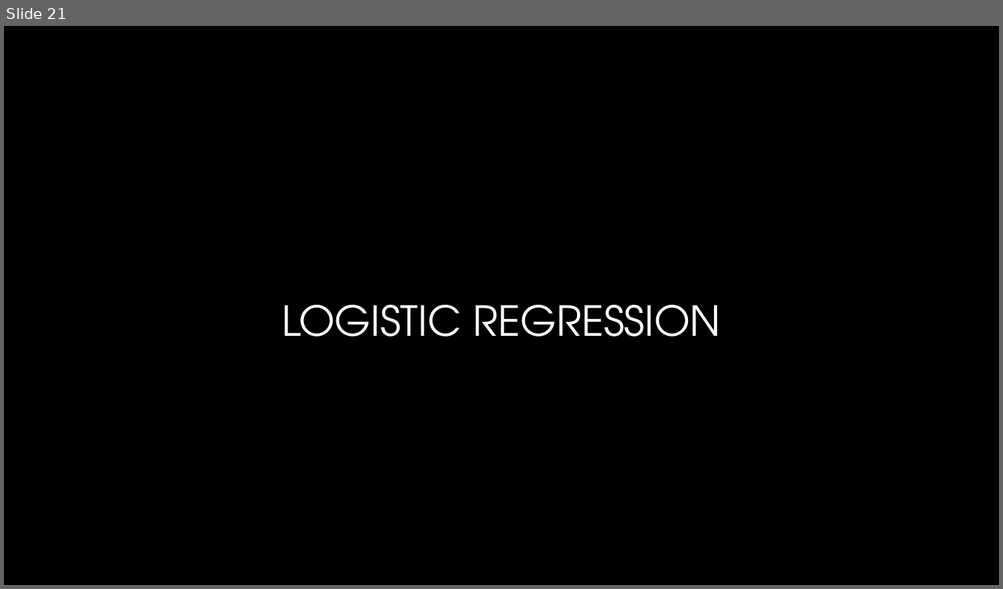
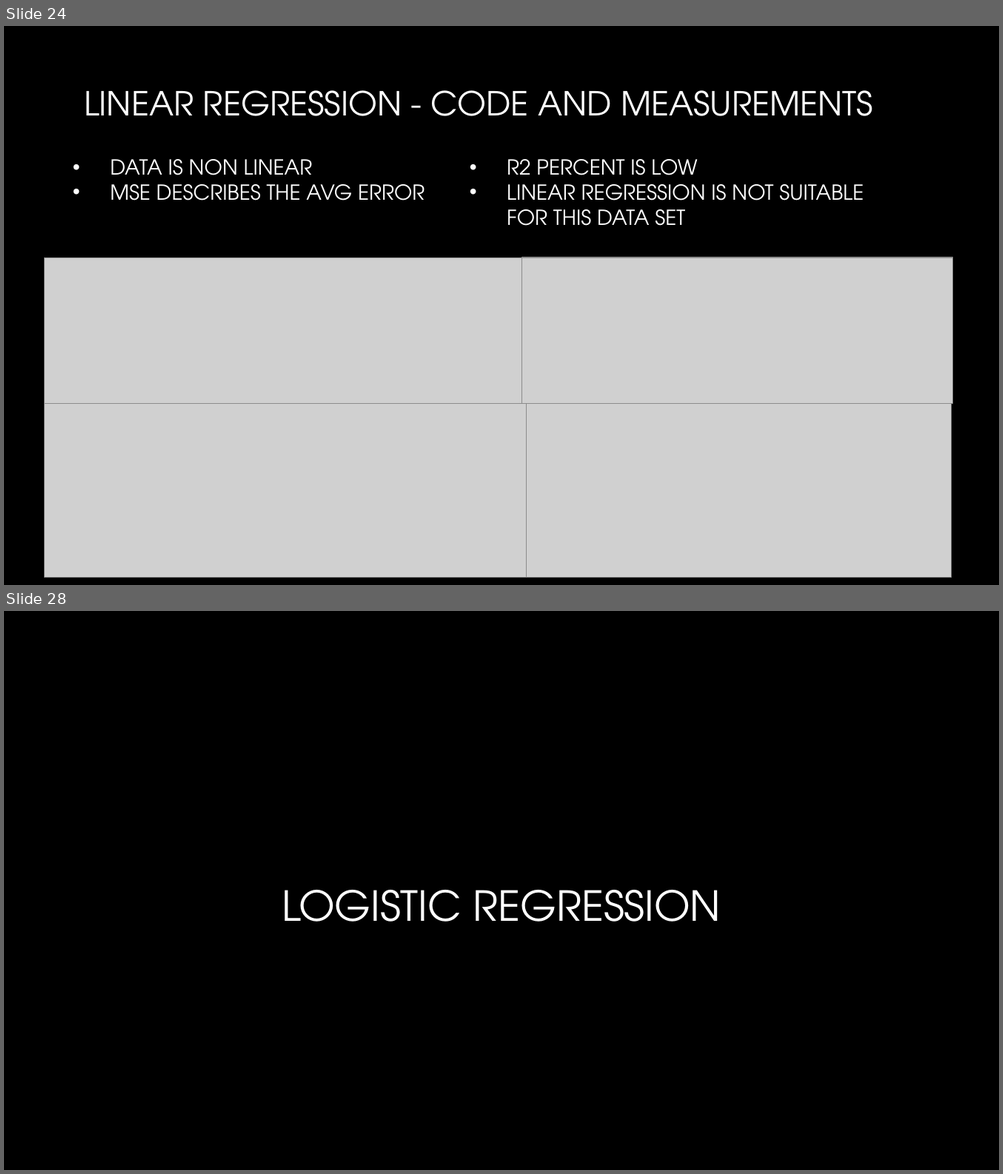
Before and after one commit to justindooley/Final_Project, a slide deck: presentation/project_presentation.pptx. Shown one above the other, each under a label of ours: slide 21 before the commit, slides 24 and 28 after it; the slides between them are not shown. The pictures are 1003x589 and 1003x1174 pixels, drawn with LibreOffice and Linux fonts; fonts in the diff are those of the drawing; grey boxes stand for pictures; background and template pictures are left out. Boxes give left, top, right and bottom in pixels: in the first picture for what was removed or moved away, otherwise in the second. Text is boxed around its words. In the diff, an @@ line names an element or a change of style, - is before the commit and + after.

Commit message:
Logistic Regression & Presentation

```diff
--- a/presentation/project_presentation.pptx
+++ b/presentation/project_presentation.pptx
@@ slide 24 added at bbox=[4, 26, 999, 585], background picture (left out) @@
@@ title added at bbox=[84, 90, 873, 116], 32 pt, text gradient #FFFFFF to #A6A6A6 @@
+LINEAR REGRESSION - CODE AND MEASUREMENTS
@@ text added at bbox=[110, 159, 863, 226], 20 pt, text gradient #FFFFFF to #A6A6A6 @@
+• DATA IS NON LINEAR
+• MSE DESCRIBES THE AVG ERROR
+• R2 PERCENT IS LOW
+• LINEAR REGRESSION IS NOT SUITABLE FOR THIS DATA SET
@@ picture added at bbox=[44, 258, 521, 404] @@
@@ picture added at bbox=[522, 258, 953, 403] @@
@@ picture added at bbox=[44, 403, 526, 578] @@
@@ picture added at bbox=[524, 403, 951, 578] @@
@@ what was slide 21 is now slide 28 @@
```
Also in this commit, not shown: 11 slides changed, 10 other slides added, 12 slides removed, 39 other files.
